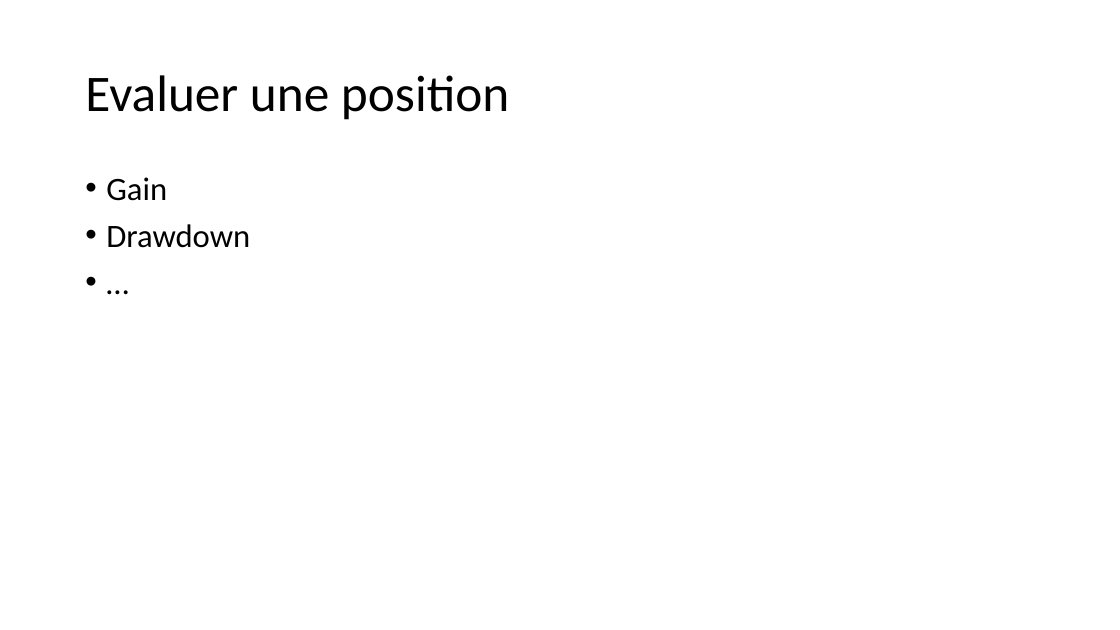
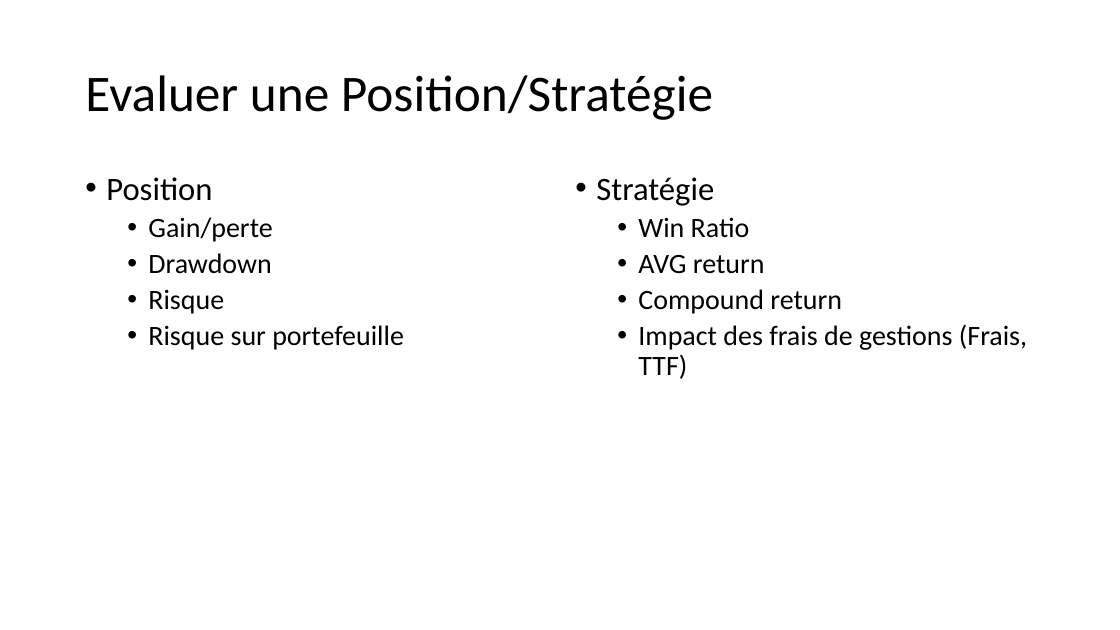
Before and after one commit to dadelcarbo/UltimateChartistRoot, a slide deck: slide 11 of Formation/Formation Bourse.pptx (slide 10 before the commit). Drawn at 1120x630 pixels with LibreOffice and Linux fonts; fonts in the diff are those of the drawing. Boxes give left, top, right and bottom in pixels: in the first picture for what was removed or moved away, otherwise in the second. Text is boxed around its words. In the diff, an @@ line names an element or a change of style, - is before the commit and + after.

```diff
--- a/Formation/Formation Bourse.pptx
+++ b/Formation/Formation Bourse.pptx
@@ title at (x1=85, y1=75, x2=713, y2=120): text changed @@
-Evaluer une position
+Evaluer une Position/Stratégie
@@ text at (x1=106, y1=177, x2=272, y2=242): text changed; size 28 to 24 pt @@
-• Gain
+• Position
+  • Gain/perte
@@ text added at (x1=596, y1=177, x2=1027, y2=379), 24 pt, text #000000 @@
+• Stratégie
+  • Win Ratio
+  • AVG return
+  • Compound return
+  • Impact des frais de gestions (Frais, TTF)
@@ text at (x1=148, y1=253, x2=271, y2=274): size 28 to 24 pt in "Drawdown"; list level 1 to 2 in "Drawdown" @@
@@ text at (x1=148, y1=289, x2=404, y2=350): text changed; size 28 to 24 pt @@
-• …
+  • Risque
+  • Risque sur portefeuille
```
Also in this commit, not shown: 1 other slide changed, 2 slides added, 1 slide removed, 8 other files.
